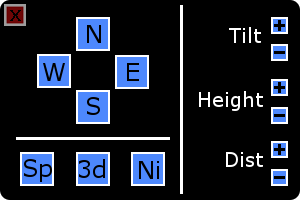
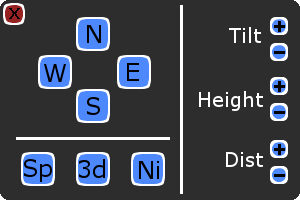
Two versions of the same layered image (300px x 200px). Layer-by-layer changes:
removed layer "west" over [37, 54, 71, 88]
added group "west" with 2 layers above "northText" over [38, 55, 72, 89]
added layer "Layer #2" in group "west" over [40, 57, 70, 87]
added layer "Layer #3" in group "west" over [38, 55, 72, 89]
removed layer "north" over [76, 17, 110, 51]
added group "north" with 2 layers above "southText" over [76, 17, 110, 51]
added layer "Layer #1" in group "north" over [78, 19, 108, 49]
added layer "Layer" in group "north" over [76, 17, 110, 51]
removed layer "south" over [76, 90, 110, 124]
added group "south" with 2 layers above "eastText" over [76, 89, 110, 123]
added layer "Layer #6" in group "south" over [78, 91, 108, 121]
added layer "Layer #7" in group "south" over [76, 89, 110, 123]
removed layer "east" over [115, 55, 149, 89]
added group "east" with 2 layers above "splitText" over [117, 55, 151, 89]
added layer "Layer #4" in group "east" over [119, 57, 149, 87]
added layer "Layer #5" in group "east" over [117, 55, 151, 89]
removed layer "Presse-papiers #14" from group "split" over [20, 152, 54, 186]
added layer "Layer #12" in group "split" over [23, 154, 53, 184]
added layer "Layer #13" in group "split" over [21, 152, 55, 186]
removed layer "Presse-papiers #10" from group "daynight" over [131, 152, 165, 186]
added layer "Layer #9" in group "daynight" over [131, 152, 165, 186]
removed layer "perspective-image" from group "perspective" over [76, 152, 110, 186]
added layer "Layer #11" in group "perspective" over [76, 152, 110, 186]
painted on "navigation-app-browse-map-settings-background" over [0, 0, 300, 200]
…and 35 more changes (26 added, 2 moved_by, 2 painted, 5 removed, 2 renamed, 3 stack)
